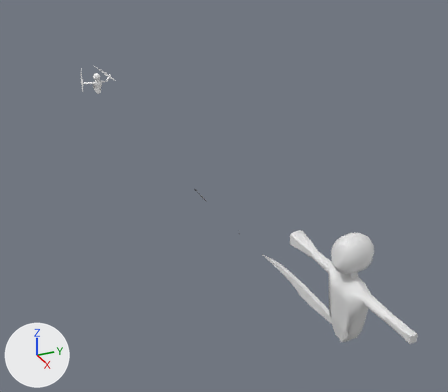
One commit to the Blender file Project/Assets/Blender/playerAnimation.blend: the scene before it, then after it.
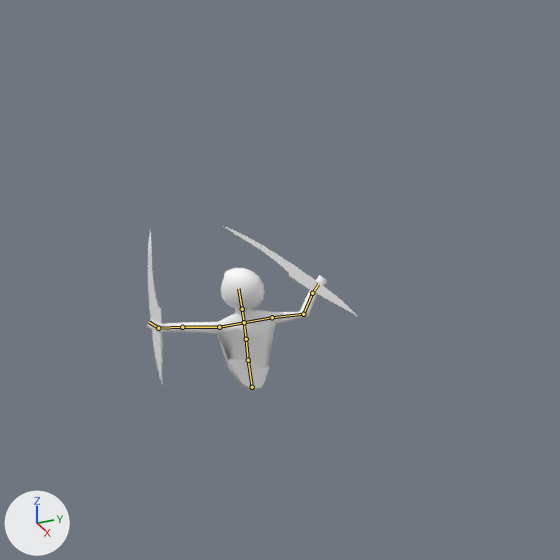
Each version appears first whole from a camera (50 mm lens) standing at (220.6, -49.2, 60.0) and looking at (91.8, 8.8, -4.4), and next in a close-up on the part from 12% to 34% of the width and 7% to 31% of the height. Lighting does not change. The marker at lower left points along +X, +Y and +Z. Both versions are drawn at frame 1 of the action 'parry'; the numbers are the values there. The bones that bend it are drawn over the model as lines in the close-ups.

Names of what the first close-up shows: 'playerWeapon_0', 'playerWeapon_1.001', 'player_0'.
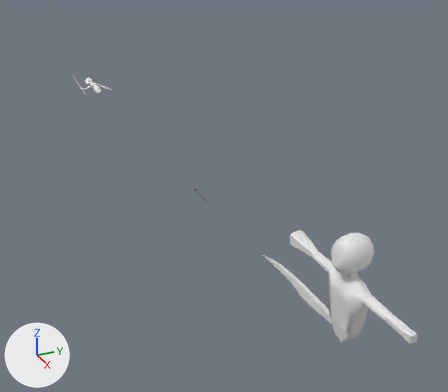
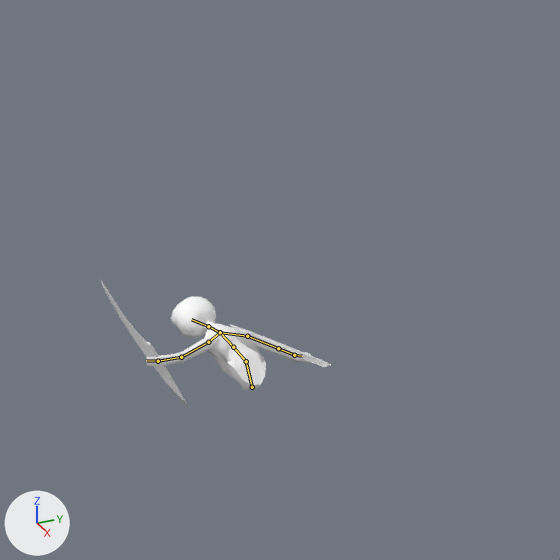
Pixel boxes [x1, y1, x2, y2] of what changed, in the close-ups (560 x 560 px):
'player_0', posed (8% narrower, 24% shorter): before [147, 268, 327, 390]; after [146, 297, 311, 390]
'playerWeapon_1.001', posed: before [147, 229, 163, 385]; after [100, 279, 189, 407]
'playerWeapon_0', posed (25% narrower, 52% shorter): before [223, 226, 358, 317]; after [230, 324, 331, 367]
bone 'waist', root to tip: before (252, 387) to (248, 360); after (252, 387) to (246, 361)
bone 'stomach', root to tip: before (248, 360) to (246, 339); after (246, 361) to (233, 347)
bone 'chest', root to tip: before (246, 339) to (244, 322); after (233, 347) to (220, 332)
bone 'neck', root to tip: before (244, 322) to (242, 309); after (220, 332) to (208, 326)
bone 'ボーン.004', root to tip: before (242, 309) to (238, 288); after (208, 326) to (191, 319)
bone 'leftShoulder', root to tip: before (244, 322) to (219, 327); after (220, 332) to (208, 342)
bone 'leftUpperArm', root to tip: before (219, 327) to (182, 327); after (208, 342) to (181, 357)
bone 'leftFoream', root to tip: before (182, 327) to (158, 328); after (181, 357) to (158, 361)
bone 'leftHand', root to tip: before (158, 328) to (149, 322); after (158, 361) to (146, 360)
bone 'rightShoulder', root to tip: before (244, 322) to (272, 317); after (220, 332) to (247, 336)
bone 'rightForearm', root to tip: before (303, 314) to (312, 293); after (278, 348) to (294, 355)
bone 'rightHand', root to tip: before (312, 293) to (318, 284); after (294, 355) to (302, 356)

The change in detail:
Bone 'waist' (bone_waist) turns from (2, -77, 6) to (-2, -82, 37) degrees about its own x, y and z.
Bone 'stomach' (bone_stomach) turns from (0, -18, -1) to (25, 9, -19) degrees about its own x, y and z.
Bone 'chest' (bone_chest) turns from (-28, 7, -7) to (-31, 14, -25) degrees about its own x, y and z.
Bone 'neck' (bone_neck) turns from (18, 24, 8) to (35, 29, 25) degrees about its own x, y and z.
Bone 'ボーン.004' (bone_ボーン_004) turns from (-7, 18, -1) to (-5, 18, 8) degrees about its own x, y and z.
Bone 'leftShoulder' (bone_leftshoulder) turns from (-13, -32, 16) to (-3, -57, 0) degrees about its own x, y and z.
Bone 'leftUpperArm' (bone_leftupperarm) turns from (24, 33, -6) to (26, 33, -4) degrees about its own x, y and z.
Bone 'leftFoream' (bone_leftfoream) turns from (12, -8, -13) to (46, -47, -25) degrees about its own x, y and z.
Bone 'leftHand' (bone_lefthand) turns from (28, -54, 8) to (15, -50, -8) degrees about its own x, y and z.
Bone 'rightShoulder' (bone_rightshoulder) turns from (6, 1, 1) to (35, 33, -29) degrees about its own x, y and z.
Bone 'rightForearm' (bone_rightforearm) turns from (-45, -1, -37) to (-3, -8, -20) degrees about its own x, y and z.
Bone 'rightHand' (bone_righthand) turns from (-3, 14, 11) to (-11, 18, 1) degrees about its own x, y and z.
